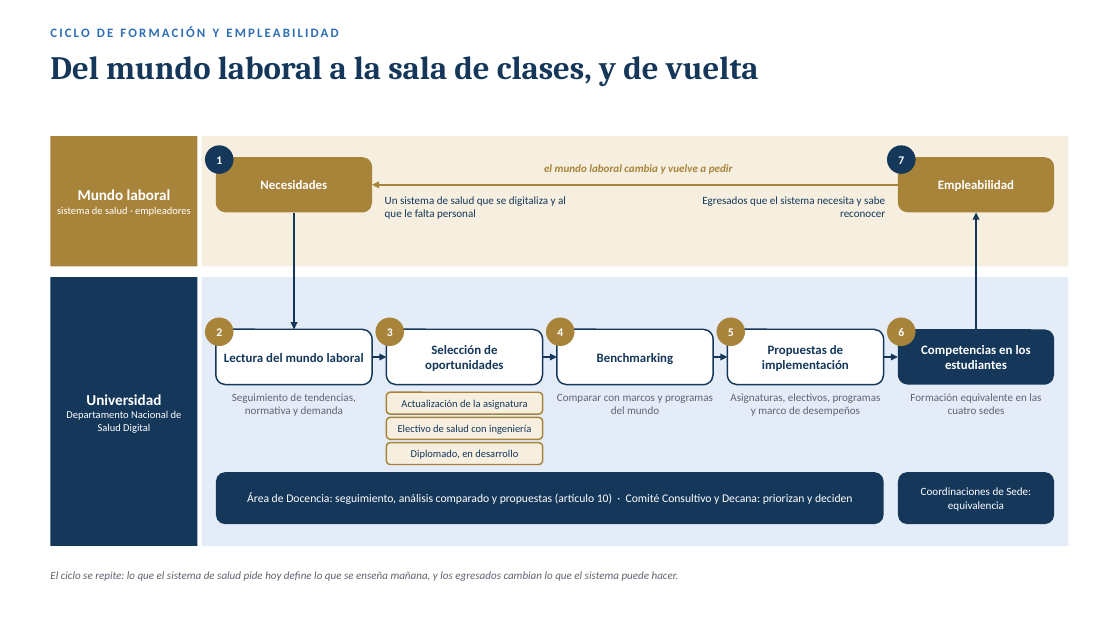
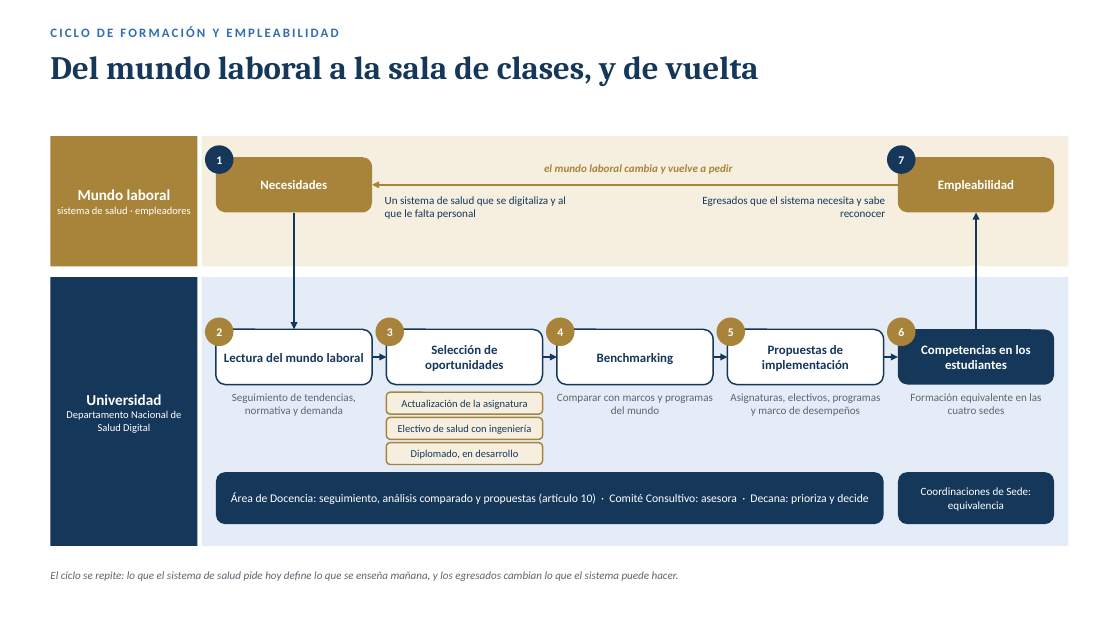
Before and after one commit to estefafro/CFSD, a slide deck: slide 2 of entregables/2026-11-14-presentacion-vicerrector/presentacion-vicerrector.pptx. Drawn at 1120x630 pixels with LibreOffice and Linux fonts; fonts in the diff are those of the drawing; background and template pictures are left out. Boxes give left, top, right and bottom in pixels: in the first picture for what was removed or moved away, otherwise in the second. Text is boxed around its words. In the diff, an @@ line names an element or a change of style, - is before the commit and + after.

```diff
--- a/entregables/2026-11-14-presentacion-vicerrector/presentacion-vicerrector.pptx
+++ b/entregables/2026-11-14-presentacion-vicerrector/presentacion-vicerrector.pptx
@@ text in rounded rectangle at (x1=231, y1=493, x2=868, y2=504): text changed @@
-Área de Docencia: seguimiento, análisis comparado y propuestas (artículo 10) · Comité Consultivo y Decana: priorizan y deciden
+Área de Docencia: seguimiento, análisis comparado y propuestas (artículo 10) · Comité Consultivo: asesora · Decana: prioriza y decide
```
Also in this commit, not shown: 3 other files.
